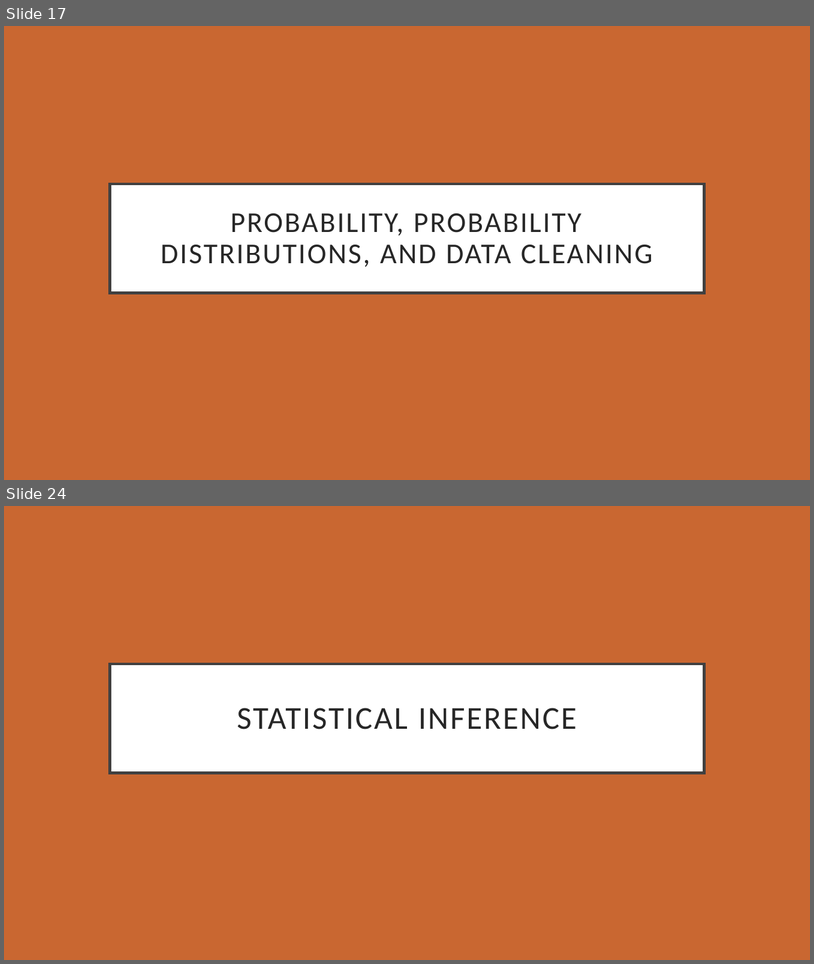
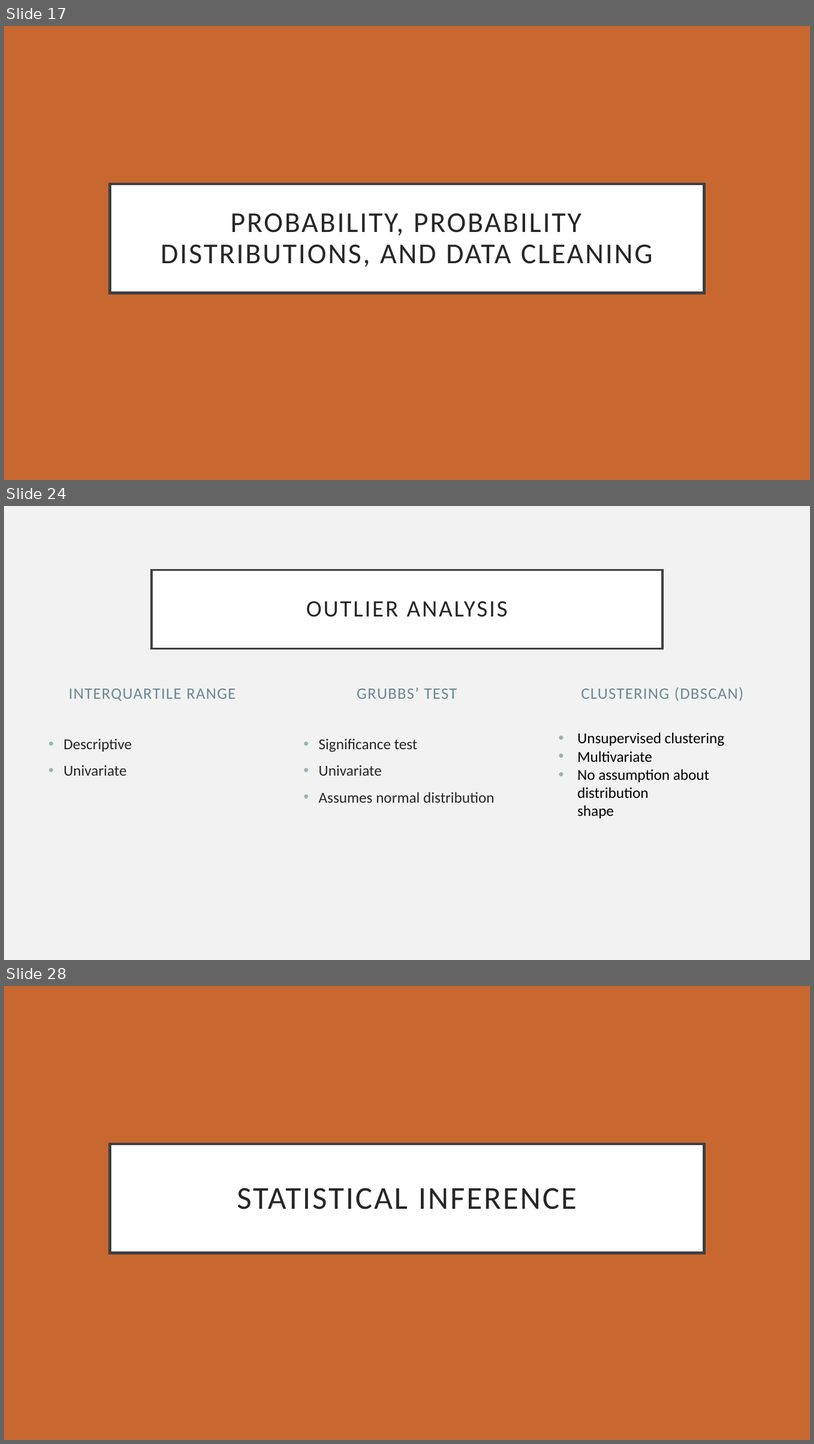
Before and after one commit to eholdmore/StatsForCompBio, a slide deck: Stats-for-Comp-Bio.pptx. Shown one above the other, each under a label of ours: slides 17 and 24 before the commit, slides 17, 24 and 28 after it; the slides between them are not shown. The pictures are 814x964 and 814x1444 pixels, drawn with LibreOffice and Linux fonts; fonts in the diff are those of the drawing. Boxes give left, top, right and bottom in pixels: in the first picture for what was removed or moved away, otherwise in the second. Text is boxed around its words. In the diff, an @@ line names an element or a change of style, - is before the commit and + after.

```diff
--- a/Stats-for-Comp-Bio.pptx
+++ b/Stats-for-Comp-Bio.pptx
@@ slide 24 added at (4,506,810,960), background #F2F2F2 @@
@@ title added at (152,570,663,648), fill #FFFFFF, outline #404040 2.5 pt, 28 pt, text #262626 @@
+OUTLIER ANALYSIS
@@ text added at (69,688,236,701), 19 pt, text #6B8891 @@
+INTERQUARTILE RANGE
@@ text added at (357,687,458,699), 19 pt, text #6B8891 @@
+GRUBBS’ TEST
@@ text added at (581,687,744,701), 19 pt, text #6B8891 @@
+CLUSTERING (DBSCAN)
@@ text added at (63,738,132,775), 18 pt, text #262626 @@
+• Descriptive
+• Univariate
@@ text added at (319,738,495,802), 18 pt, text #262626 @@
+• Significance test
+• Univariate
+• Assumes normal distribution
@@ text added at (578,732,725,818), 18 pt, text #000000 @@
+• Unsupervised clustering
+• Multivariate
+• No assumption about distribution
+  shape
@@ what was slide 24 is now slide 28 @@
```
Also in this commit, not shown: 10 slides changed, 7 other slides added, 3 slides removed, 1 other file.
